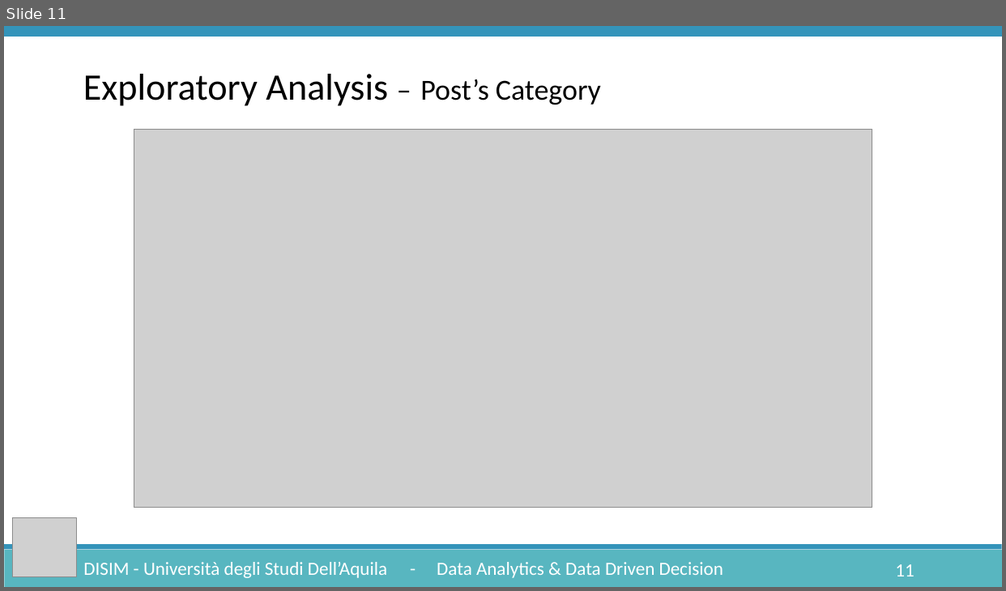
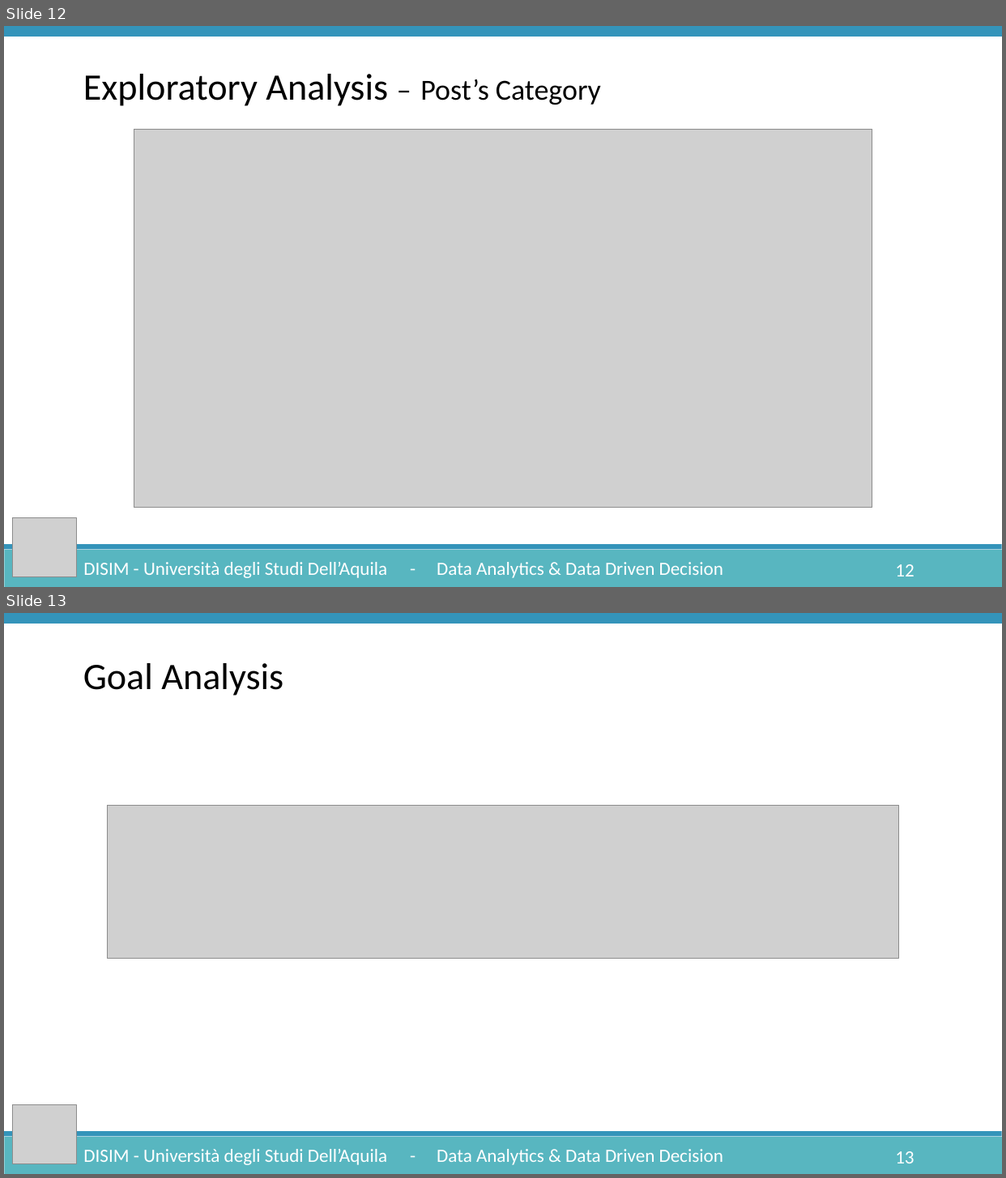
Before and after one commit to Lucgril/Data_Analytics, a slide deck: Documentation/DataAnalytics.pptx. Shown one above the other, each under a label of ours: slide 11 before the commit, slides 12 and 13 after it. The pictures are 1006x591 and 1006x1178 pixels, drawn with LibreOffice and Linux fonts; fonts in the diff are those of the drawing; grey boxes stand for pictures. Boxes give left, top, right and bottom in pixels: in the first picture for what was removed or moved away, otherwise in the second. Text is boxed around its words. In the diff, an @@ line names an element or a change of style, - is before the commit and + after.

```diff
--- a/Documentation/DataAnalytics.pptx
+++ b/Documentation/DataAnalytics.pptx
@@ slide 13 added at bbox=[4, 613, 1002, 1174], background #FFFFFF; not listed: 2 template elements that a slide beside it also shows @@
@@ rectangle added at bbox=[4, 613, 1002, 624], fill #3494BA @@
@@ text added at bbox=[83, 663, 283, 696], 36 pt, text #000000 @@
+Goal Analysis
@@ picture added at bbox=[107, 806, 898, 958] @@
@@ picture added at bbox=[13, 1105, 77, 1165] @@
@@ text added at bbox=[83, 1149, 387, 1165], 18 pt, text #FFFFFF @@
+DISIM - Università degli Studi Dell’Aquila
@@ text added at bbox=[437, 1149, 723, 1165], 18 pt, text #FFFFFF @@
+- Data Analytics & Data Driven Decision
@@ page number added at bbox=[895, 1152, 914, 1164], 18 pt, text #FFFFFF @@
+13
@@ what was slide 11 is now slide 12 @@
@@ page number at bbox=[895, 565, 914, 577]: text changed @@
-11
+12
```
Also in this commit, not shown: 11 slides changed, 4 other slides added, 1 slide removed.
